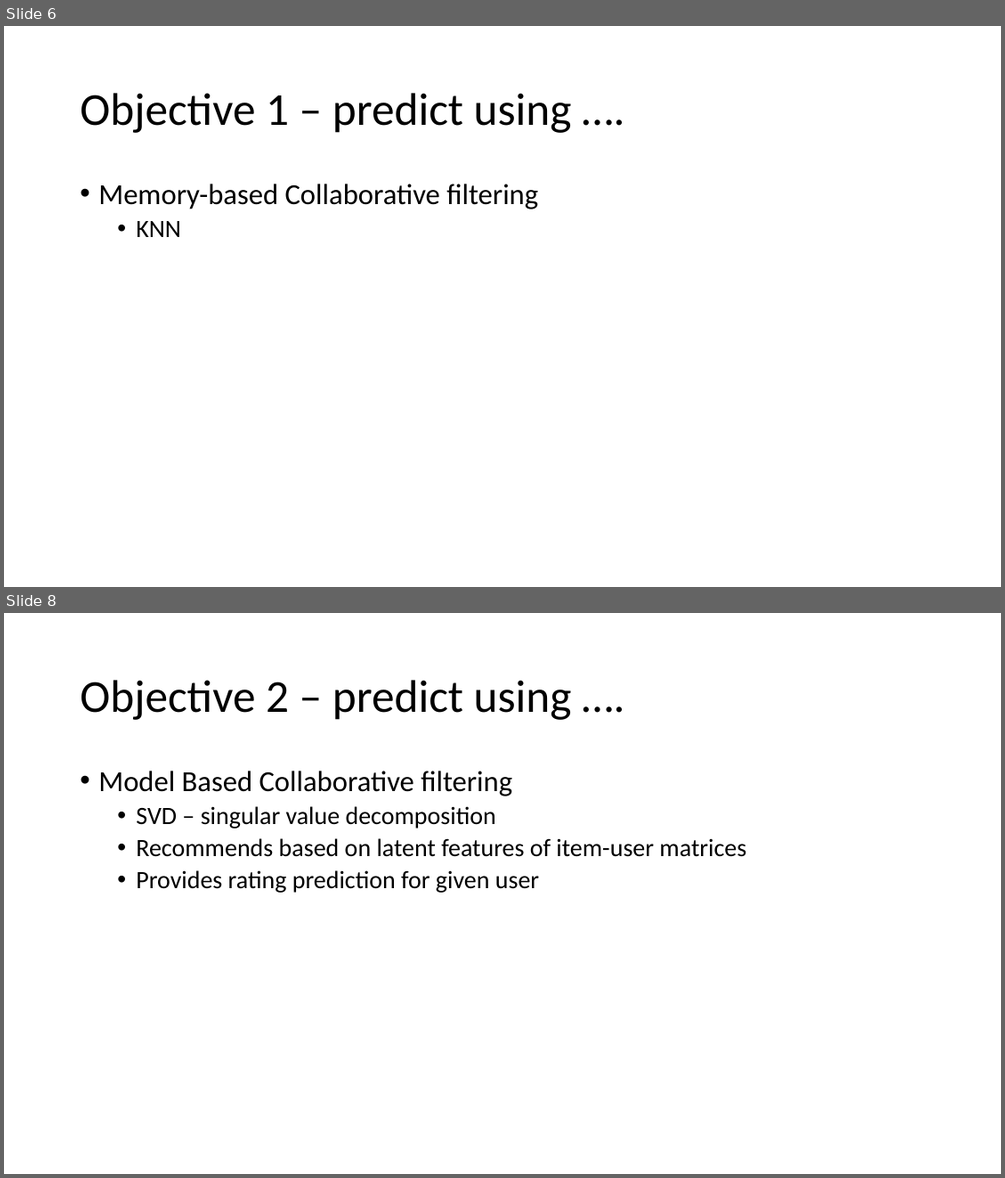
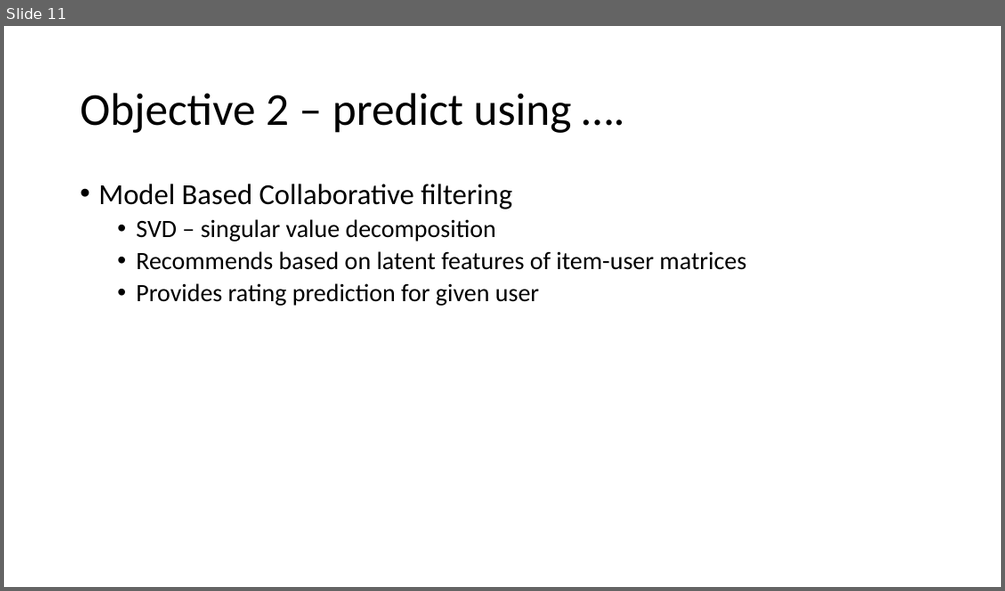
Before and after one commit to deejayrusso/Movie-Recommendation-System, a slide deck: Data Mining Project.pptx. Shown one above the other, each under a label of ours: slides 6 and 8 before the commit, slide 11 after it; the slides between them are not shown. The pictures are 1005x1178 and 1005x591 pixels, drawn with LibreOffice and Linux fonts; fonts in the diff are those of the drawing. Boxes give left, top, right and bottom in pixels: in the first picture for what was removed or moved away, otherwise in the second. Text is boxed around its words. In the diff, an @@ line names an element or a change of style, - is before the commit and + after.

```diff
--- a/Data Mining Project.pptx
+++ b/Data Mining Project.pptx
@@ slide 6 removed at [4,26,1001,587], background #FFFFFF @@
@@ title removed at [80,93,572,133] @@
-Objective 1 – predict using ….
@@ text removed at [98,184,538,237] @@
-• Memory-based Collaborative filtering
-  • KNN
@@ what was slide 8 is now slide 11 @@
```
Also in this commit, not shown: 4 slides changed, 8 slides added, 1 other slide removed, 1 other file.
